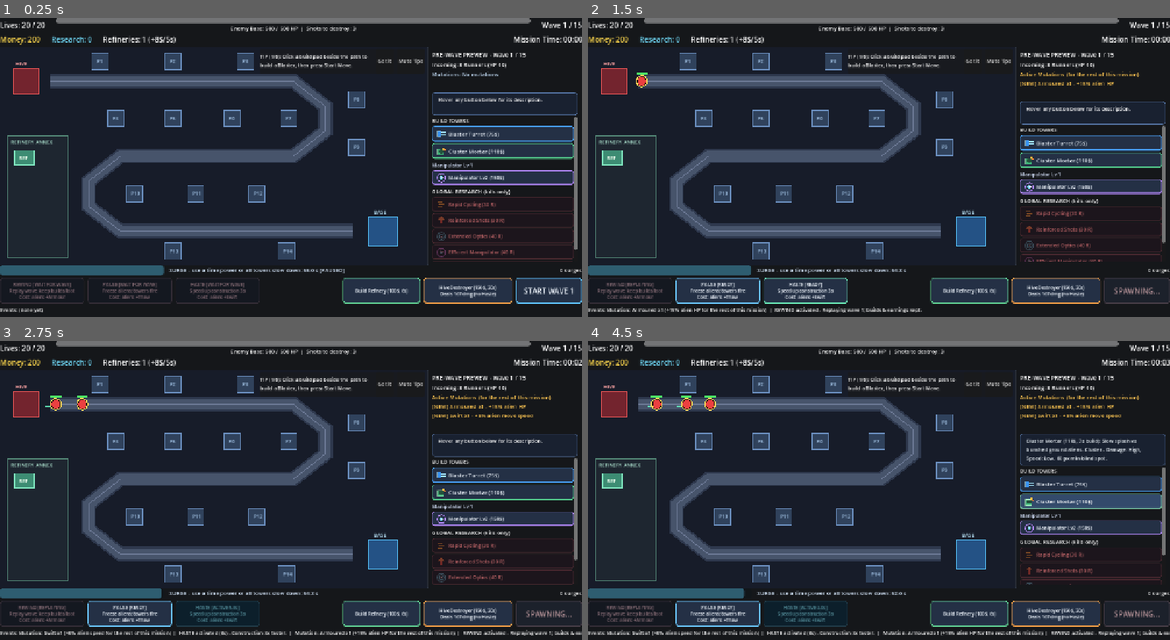
Above: before the commit, frames 1-4 (two rows, left to right).
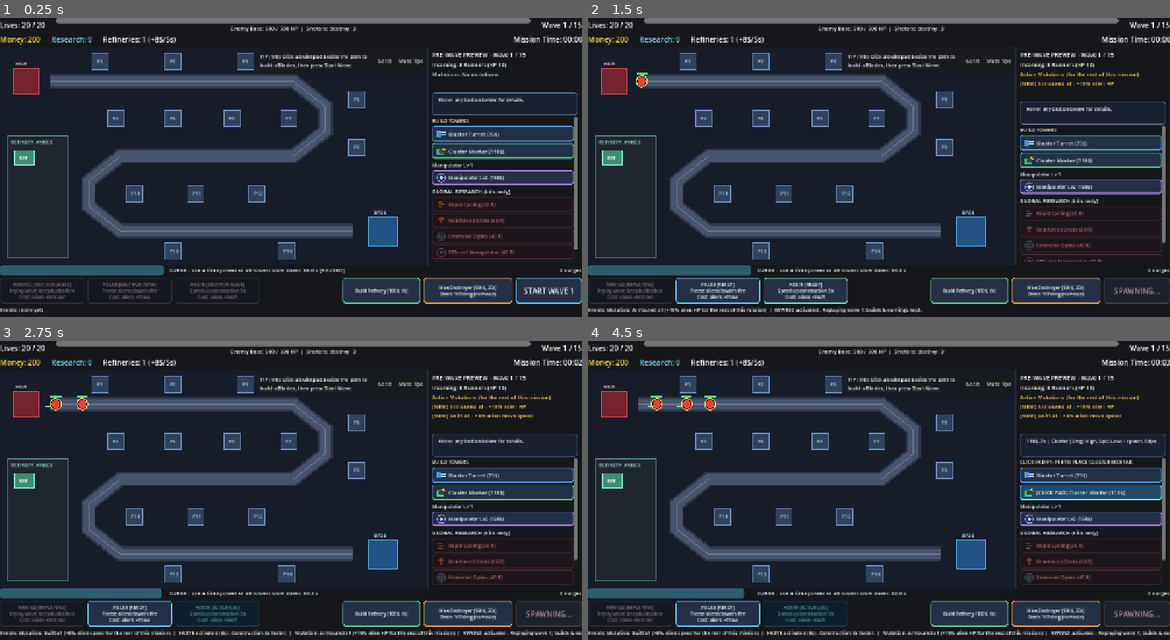
Above: after the commit, the same moments.

Repository: toxicw8st/time-defense
Game: Godot game, scene res://scenes/main.tscn
Two runs of this game, one before a commit and one after it. Both use one fixed random seed, a clock stepped at 60 frames per second and the inputs below.
Inputs:
- Up to frame 1 (0.25 s): no input
- Up to frame 2 (1.5 s): click "START WAVE 1" at 0.5 s; click "REWIND [READY] Replay wave, k…" at 1.25 s
- Up to frame 3 (2.75 s): click "HASTE [READY] Speed up constr…" at 2 s
- Up to frame 4 (4.5 s): click "Blaster Turret (75$)" at 2.75 s; click "[CLICK PAD] Blaster Turret (7…" at 3.5 s; click "Cluster Mortar (110$)" at 4.25 s

The runs differ from the first frame. In frame 1, less than 0.1% of the frame differs, in the area x 75-94%, y 26-29%; in frame 2, less than 0.1%; in frame 3, less than 0.1%; in frame 4, 6.0%, in the area x 74-100%, y 32-82%.

Commit message:
Lock RightPanel and HoverInfoPanel rigid size with concise descriptions

Diff:
--- a/scenes/hud.tscn
+++ b/scenes/hud.tscn
@@ -66,10 +66,12 @@
 text = "Mission Time: 00:00"
 
 [node name="RightPanel" type="PanelContainer" parent="."]
+custom_minimum_size = Vector2(340, 480)
 offset_left = 940.0
 offset_top = 64.0
 offset_right = 1280.0
 offset_bottom = 544.0
+clip_contents = true
 
 [node name="Margin" type="MarginContainer" parent="RightPanel"]
 layout_mode = 2
@@ -109,7 +111,9 @@
 layout_mode = 2
 
 [node name="HoverInfoPanel" type="PanelContainer" parent="RightPanel/Margin/VBox"]
-layout_mode = 2
+custom_minimum_size = Vector2(0, 44)
+layout_mode = 2
+size_flags_vertical = 0
 
 [node name="HoverMargin" type="MarginContainer" parent="RightPanel/Margin/VBox/HoverInfoPanel"]
 layout_mode = 2
@@ -118,12 +122,22 @@
 theme_override_constants/margin_right = 6
 theme_override_constants/margin_bottom = 4
 
-[node name="HoverInfoLabel" type="Label" parent="RightPanel/Margin/VBox/HoverInfoPanel/HoverMargin"]
+[node name="HoverClip" type="Control" parent="RightPanel/Margin/VBox/HoverInfoPanel/HoverMargin"]
 custom_minimum_size = Vector2(0, 34)
 layout_mode = 2
-theme_override_font_sizes/font_size = 11
-text = "Hover any button below for its description."
-autowrap_mode = 3
+clip_contents = true
+
+[node name="HoverInfoLabel" type="Label" parent="RightPanel/Margin/VBox/HoverInfoPanel/HoverMargin/HoverClip"]
+layout_mode = 1
+anchors_preset = 15
+anchor_right = 1.0
+anchor_bottom = 1.0
+grow_horizontal = 2
+grow_vertical = 2
+theme_override_font_sizes/font_size = 11
+text = "Hover any button below for details."
+autowrap_mode = 3
+clip_text = true
 
 [node name="Scroll" type="ScrollContainer" parent="RightPanel/Margin/VBox"]
 layout_mode = 2
--- a/scripts/hud.gd
+++ b/scripts/hud.gd
@@ -12,12 +12,13 @@
 @onready var refineries_label: Label = $TopBar/VBox/Row2/RefineriesLabel
 @onready var clock_label: Label = $TopBar/VBox/Row2/ClockLabel
 
+@onready var right_panel: PanelContainer = $RightPanel
 @onready var preview_title_label: Label = $RightPanel/Margin/VBox/PreviewTitleLabel
 @onready var preview_body_label: Label = $RightPanel/Margin/VBox/PreviewBodyLabel
 @onready var preview_mutations_label: Label = $RightPanel/Margin/VBox/PreviewMutationsLabel
 @onready var wave_summary_label: Label = $RightPanel/Margin/VBox/WaveSummaryLabel
 @onready var hover_info_panel: PanelContainer = $RightPanel/Margin/VBox/HoverInfoPanel
-@onready var hover_info_label: Label = $RightPanel/Margin/VBox/HoverInfoPanel/HoverMargin/HoverInfoLabel
+@onready var hover_info_label: Label = $RightPanel/Margin/VBox/HoverInfoPanel/HoverMargin/HoverClip/HoverInfoLabel
 
 @onready var build_menu_box: VBoxContainer = $RightPanel/Margin/VBox/Scroll/ContentVBox/BuildMenuBox
 @onready var build_pad_label: Label = $RightPanel/Margin/VBox/Scroll/ContentVBox/BuildMenuBox/BuildPadLabel
@@ -231,7 +232,7 @@
 		hover_info_label.text = _hover_descriptions[_hovered_button]
 		hover_info_label.modulate = Color(0.95, 0.98, 1.0)
 	else:
-		hover_info_label.text = "Hover any button below for its description."
+		hover_info_label.text = "Hover any button below for details."
 		hover_info_label.modulate = Color(0.68, 0.76, 0.88)
 
 
@@ -432,8 +433,7 @@
 	var btime: int = int(cfg["build_time"])
 	manip_status_label.text = "Manipulator Lv %d" % m.manipulator_level
 	manip_status_label.modulate = Color(0.85, 0.9, 1.0)
-	_set_button_description(manip_upgrade_button, "Lv %d -> %d (%d$, %ds in wave): %s. Takes all powers OFFLINE & locks Base while building (Surge pauses)." % [
-		m.manipulator_level,
+	_set_button_description(manip_upgrade_button, "Lv%d (%d$, %ds): %s. Powers OFFLINE & Surge paused." % [
 		next_lvl,
 		cost,
 		btime,
@@ -512,7 +512,7 @@
 
 		var refund: int = _selected_tower.get_sell_refund()
 		sell_button.disabled = GameState.mission.is_over
-		_set_button_description(sell_button, "Sell this tower for %d money (50%% of %d total spent) and free pad P%d." % [
+		_set_button_description(sell_button, "Refund %d$ (50%% of %d$ spent) and free pad P%d." % [
 			refund,
 			_selected_tower.total_spent,
 			_selected_tower.pad_index + 1,
@@ -548,8 +548,7 @@
 		var cfg: Dictionary = Balance.RESEARCH_NODES[key]
 		var cost: int = int(cfg["cost"])
 		var owned: bool = GameState.mission.owned_research.get(key, false)
-		_set_button_description(btn, "%s (%d Research): %s (applies globally, instant)." % [
-			cfg["name"],
+		_set_button_description(btn, "%d R (instant): %s." % [
 			cost,
 			cfg["description"],
 		])
@@ -636,17 +635,17 @@
 		var accent := Color(0.28, 0.62, 0.95) if tower_type == "blaster" else Color(0.32, 0.78, 0.54)
 		UIIcons.apply_right_button_theme(btn, accent, is_armed)
 
-	var desc: String = "%s (%d$, %ds build): %s. %s - Damage: %s, Speed: %s." % [
-		cfg["name"],
+	var desc: String = "%d$, %ds | %s (Dmg: %s, Spd: %s)" % [
 		cost,
 		int(cfg["build_time"]),
-		cfg["role"],
 		cfg["damage_type_label"],
 		cfg["damage_rating"],
 		cfg["speed_rating"],
 	]
 	if tower_type == "mortar":
-		desc += " 60 px min blind spot."
+		desc += " - splash, 60px min."
+	else:
+		desc += " - single target."
 	_set_button_description(btn, desc)
 
 	if is_armed:
@@ -664,15 +663,14 @@
 		btn.text = "%s %s MAX" % [title, pips]
 		btn.disabled = true
 		btn.modulate = Color(0.75, 0.92, 0.78)
-		_set_button_description(btn, "%s is at maximum level (3/3): %s." % [title, desc_detail])
+		_set_button_description(btn, "%s MAX (3/3): %s." % [title, desc_detail])
 		return
 	var cost: int = Balance.TOWER_UPGRADE_COSTS[lvl]
 	var btime: int = int(Balance.TOWER_UPGRADE_BUILD_TIMES[lvl])
 	var can_buy: bool = tower.can_start_upgrade(key)
 	btn.text = "%s %s (%d$)" % [title, pips, cost]
 	btn.disabled = not can_buy
-	_set_button_description(btn, "Upgrade %s to Lvl %d/3 (%d$, %ds in wave): %s. Tower cannot fire while upgrading." % [
-		title,
+	_set_button_description(btn, "Lvl %d/3 (%d$, %ds): %s. No fire while building." % [
 		lvl + 1,
 		cost,
 		btime,
--- a/tests/test_step8.gd
+++ b/tests/test_step8.gd
@@ -85,16 +85,33 @@
 			var pad_screen: Vector2 = GameMap.BUILD_PAD_POSITIONS[i] + map.position
 			assert(not r.has_point(pad_screen), "%s overlaps Pad P%d at %s! rect=%s" % [ctrl_name, i + 1, str(pad_screen), str(r)])
 
-	# Verify BuildMenuBox is IMMEDIATELY visible on startup with icons, button styles & hover descriptions
+	# Verify BuildMenuBox is IMMEDIATELY visible, buttons have icons, and hover panel stays rigid!
 	assert(hud.build_menu_box.visible, "BuildMenuBox must be visible on startup so player sees towers to add")
 	assert(hud.build_blaster_button.visible and hud.build_mortar_button.visible)
 	assert(hud.build_blaster_button.icon != null and hud.build_mortar_button.icon != null, "Tower buttons must have icons")
 	assert(hud.manip_upgrade_button.icon != null, "Manipulator button must have icon")
 	for k in hud._research_buttons.keys():
 		assert(hud._research_buttons[k].icon != null, "Research button %s must have icon" % k)
-	hud.build_blaster_button.mouse_entered.emit()
-	assert(hud.hover_info_label.text.contains("Piercing"), "Hovering Blaster button must show description")
-	hud.build_blaster_button.mouse_exited.emit()
+
+	var base_right_size: Vector2 = hud.right_panel.size
+	var base_hover_size: Vector2 = hud.hover_info_panel.size
+	assert(base_right_size == Vector2(340, 480), "RightPanel must stay fixed 340x480, got %s" % str(base_right_size))
+
+	var buttons_to_hover: Array[Button] = [
+		hud.build_blaster_button,
+		hud.build_mortar_button,
+		hud.manip_upgrade_button,
+	]
+	for k in hud._research_buttons.keys():
+		buttons_to_hover.append(hud._research_buttons[k])
+	for b in buttons_to_hover:
+		b.mouse_entered.emit()
+		await get_tree().process_frame
+		assert(hud.right_panel.size == base_right_size, "Hovering must NOT resize RightPanel!")
+		assert(hud.hover_info_panel.size == base_hover_size, "Hovering must NOT resize HoverInfoPanel!")
+		assert(hud.hover_info_label.get_line_count() <= 2, "Description too long (>2 lines): %s" % hud.hover_info_label.text)
+		b.mouse_exited.emit()
+		await get_tree().process_frame
 
 	# Verify Wave 1 PromptBanner is visible and NOT overlapping Pad P1 (220, 64+32=96)!
 	assert(hud.prompt_banner.visible and hud.prompt_label.text.contains("TIP (1/6)"))
@@ -110,6 +127,15 @@
 	hud.build_blaster_button.pressed.emit()
 	await get_tree().process_frame
 	assert(map.pad_occupancy[0] != null and map.pad_occupancy[0].tower_type == "blaster")
+
+	for tb in [hud.upg_dmg_button, hud.upg_rng_button, hud.upg_spd_button, hud.sell_button]:
+		tb.mouse_entered.emit()
+		await get_tree().process_frame
+		assert(hud.right_panel.size == base_right_size, "Hovering tower btn must NOT resize RightPanel!")
+		assert(hud.hover_info_panel.size == base_hover_size, "Hovering tower btn must NOT resize HoverInfoPanel!")
+		assert(hud.hover_info_label.get_line_count() <= 2, "Tower btn description >2 lines: %s" % hud.hover_info_label.text)
+		tb.mouse_exited.emit()
+		await get_tree().process_frame
 
 	# Click empty map space -> clears selection -> BuildMenuBox STILL visible, click Mortar button FIRST -> click P11!
 	await _send_left_click(map, Vector2(100.0, 200.0))
